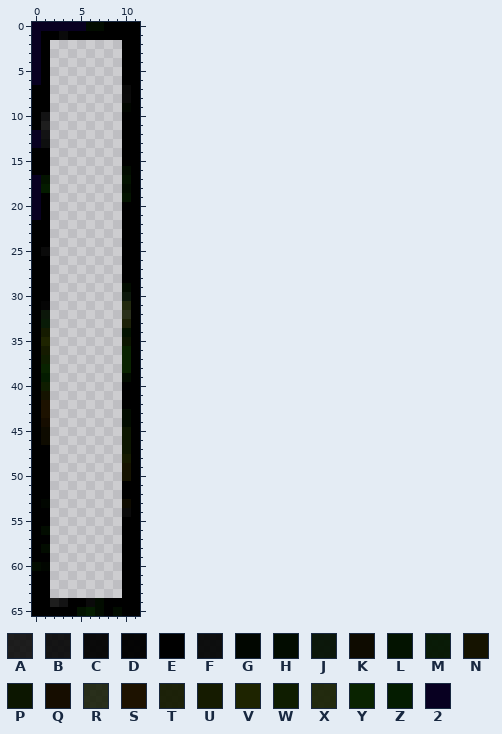
Sprite sheet, stored at gravityGame/images/HUD/fuel0.png. Above: the version before the commit.
The file is 12x66 pixels. Pixels under 10% opacity are left out. Colours within 5 levels of each other are drawn and written as one.
Palette (. is transparent): A #000000da  B #000000e5  C #000000f3  D #000000f9  E #000000  F #000100ed  G #010600  H #020c00  J #020e00f2  K #0e0b00  L #031300  M #031500f7  N #151300  P #0c1600  Q #160d00  R #111700de  S #1d1200  T #151a00f4  U #151b00  V #1e2400  W #0f1d00  X #151e00ec  Y #092300  Z #041c00  2 #080021
Pixels before, first column x 0:
 0 222222HHEEEE
 1 2EECEEEEEEEE
 2 2E........EE
 3 2E........EE
 4 2E........EE
 5 2E........EE
 6 2E........EE
 7 EE........CE
 8 EE........CE
 9 EE........GE
10 EB........EE
11 EA........EE
12 2B........EE
13 2F........EE
14 EE........EE
15 EE........EE
16 EE........HE
17 2L........LE
18 2Z........HE
19 2E........LE
20 2E........EE
21 2E........EE
22 EE........EE
23 EE........EE
24 EE........EE
25 EC........EE
26 EE........EE
27 EE........EE
28 EE........EE
29 EE........HE
30 EE........JE
31 ED........XE
32 EJ........RE
33 EM........TE
34 EU........LE
35 EV........PE
36 EU........YE
37 EW........YE
38 EY........YE
39 EZ........HE
40 EW........EE
41 EN........EE
42 ES........EE
43 ES........HE
44 EQ........HE
45 EK........PE
46 EK........PE
47 EE........PE
48 EE........UE
49 EE........NE
50 EE........NE
51 EE........EE
52 EE........EE
53 EG........KE
54 EE........CE
55 EE........EE
56 EH........EE
57 EE........EE
58 EH........EE
59 EE........EE
60 HG........EE
61 EE........EE
62 EE........EE
63 EE........EE
64 EEABEECHEEEE
65 EEEEELZHEHEE
And afterwards:
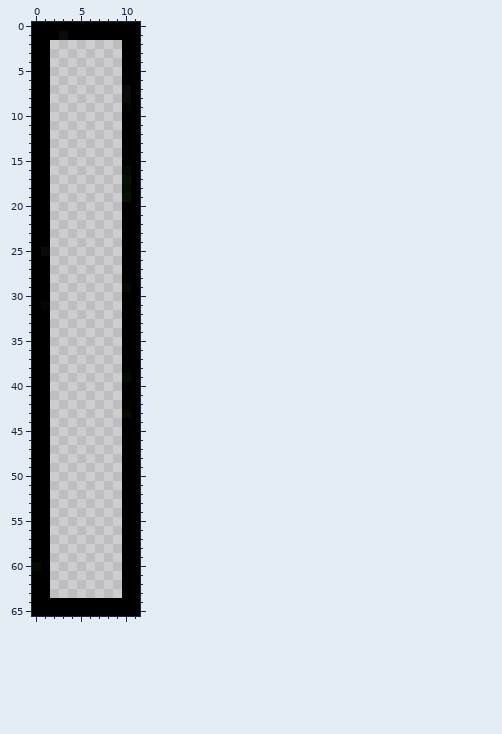
From old to new:
y 0: x 0..7 222222HH -> EEEEEEEE
y 1..6: x 0 2 -> E
y 10: x 1 B -> E
y 11: x 1 A -> E
y 12: x 0..1 2B -> EE
y 13: x 0..1 2F -> EE
y 17: x 0..1 2L -> EE
y 18: x 0..1 2Z -> EE
y 19..21: x 0 2 -> E
y 30: x 10 J -> E
y 31: x 10 X -> E
y 32: x 1 J -> E; x 10 R -> E
y 33: x 1 M -> E; x 10 T -> E
y 34: x 1 U -> E; x 10 L -> E
y 35: x 1 V -> E; x 10 P -> E
y 36: x 1 U -> E; x 10 Y -> E
y 37: x 1 W -> E; x 10 Y -> E
y 38: x 1 Y -> E; x 10 Y -> E
y 39: x 1 Z -> E
y 40: x 1 W -> E
y 41: x 1 N -> E
y 42..43: x 1 S -> E
y 44: x 1 Q -> E; x 10 H -> E
y 45..46: x 1 K -> E; x 10 P -> E
y 47: x 10 P -> E
y 48: x 10 U -> E
y 49..50: x 10 N -> E
y 53: x 1 G -> E; x 10 K -> E
y 54: x 10 C -> E
y 56: x 1 H -> E
y 58: x 1 H -> E
y 60: x 1 G -> E
y 64: x 2..3 AB -> EE; x 6..7 CH -> EE
y 65: x 5..7 LZH -> EEE; x 9 H -> E
